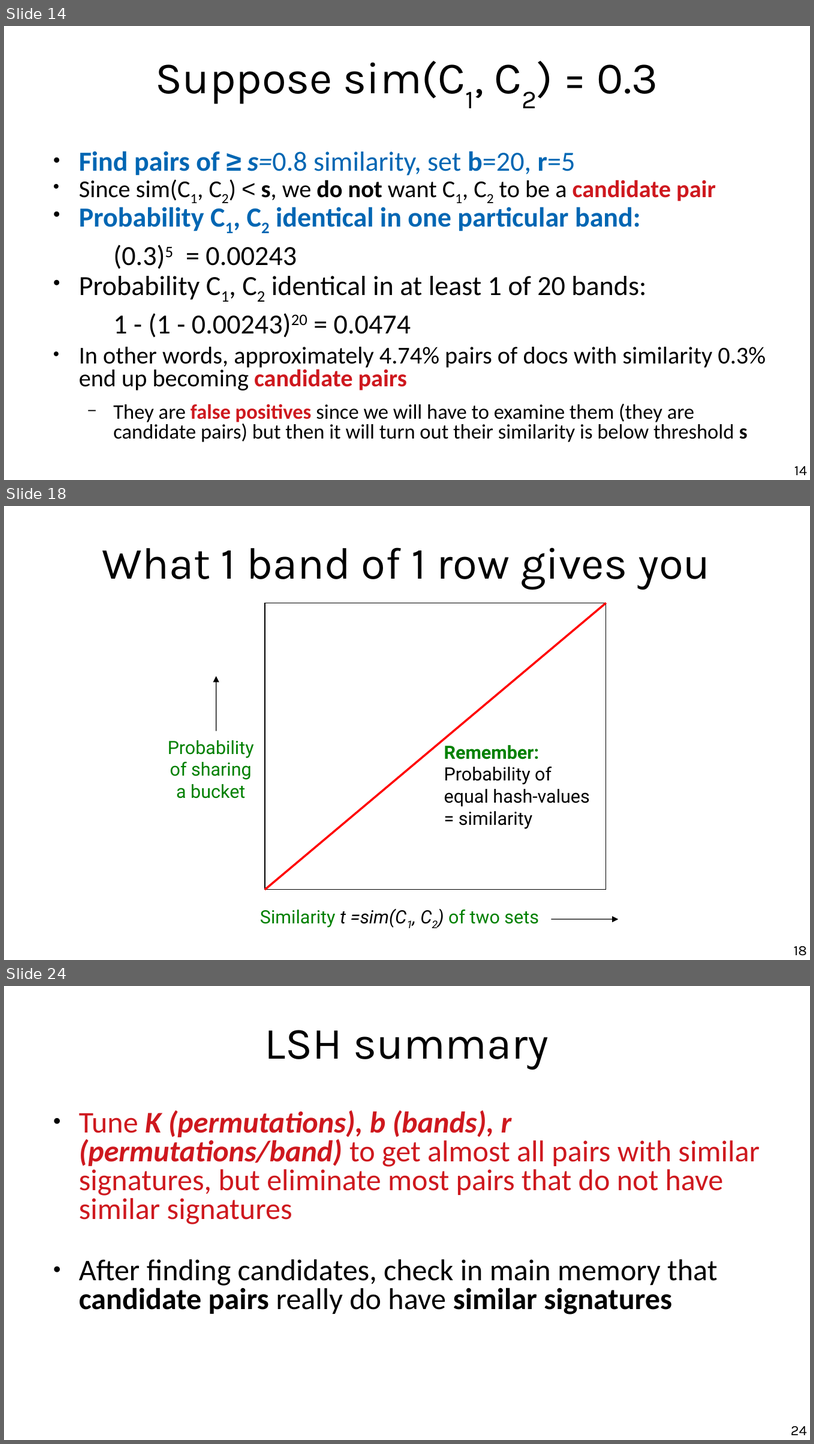
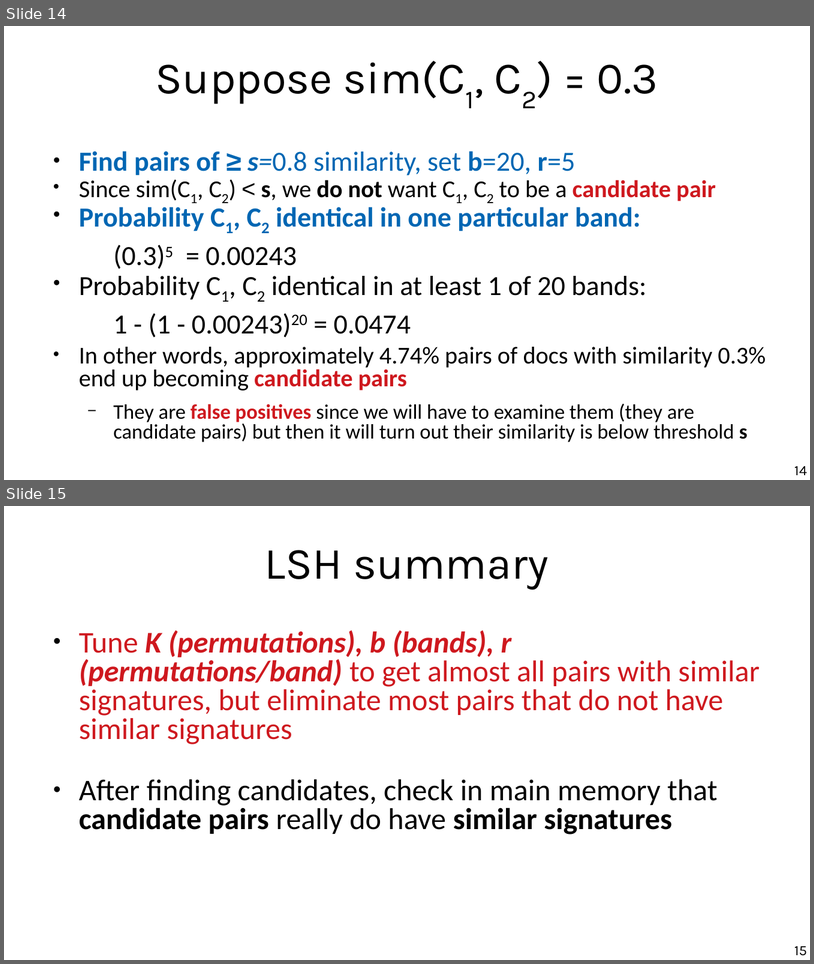
Before and after one commit to chatox/data-mining-course, a slide deck: theory/tt09_locality_sensitive_hashing.odp. Shown one above the other, each under a label of ours: slides 14, 18 and 24 before the commit, slides 14 and 15 after it; the slides between them are not shown. The pictures are 814x1444 and 814x964 pixels, drawn with LibreOffice and Linux fonts; fonts in the diff are those of the drawing. Boxes give left, top, right and bottom in pixels: in the first picture for what was removed or moved away, otherwise in the second. Text is boxed around its words. In the diff, an @@ line names an element or a change of style, - is before the commit and + after.

```diff
--- a/theory/tt09_locality_sensitive_hashing.odp
+++ b/theory/tt09_locality_sensitive_hashing.odp
@@ slide 18 removed at bbox=[4, 506, 810, 960], background #FFFFFF @@
@@ title removed at bbox=[102, 547, 711, 589] @@
-What 1 band of 1 row gives you
@@ rectangle removed at bbox=[265, 603, 607, 889] @@
@@ line removed from (265, 889) to (606, 603) @@
@@ arrow removed from (216, 730) to (216, 676) @@
@@ text removed at bbox=[168, 740, 254, 798] @@
-Probability
-of sharing
-a bucket
@@ text removed at bbox=[444, 745, 590, 829] @@
-Remember:
-Probability of
-equal hash-values
-= similarity
@@ text removed at bbox=[260, 909, 539, 927] @@
-Similarity t =sim(C1, C2) of two sets
@@ arrow removed from (551, 919) to (618, 919) @@
@@ page number removed at bbox=[794, 946, 807, 955] @@
-18
@@ what was slide 24 is now slide 15 @@
@@ page number at bbox=[795, 946, 807, 955]: text changed @@
-24
+15
```
Also in this commit, not shown: 8 other slides removed, 3 other files.
